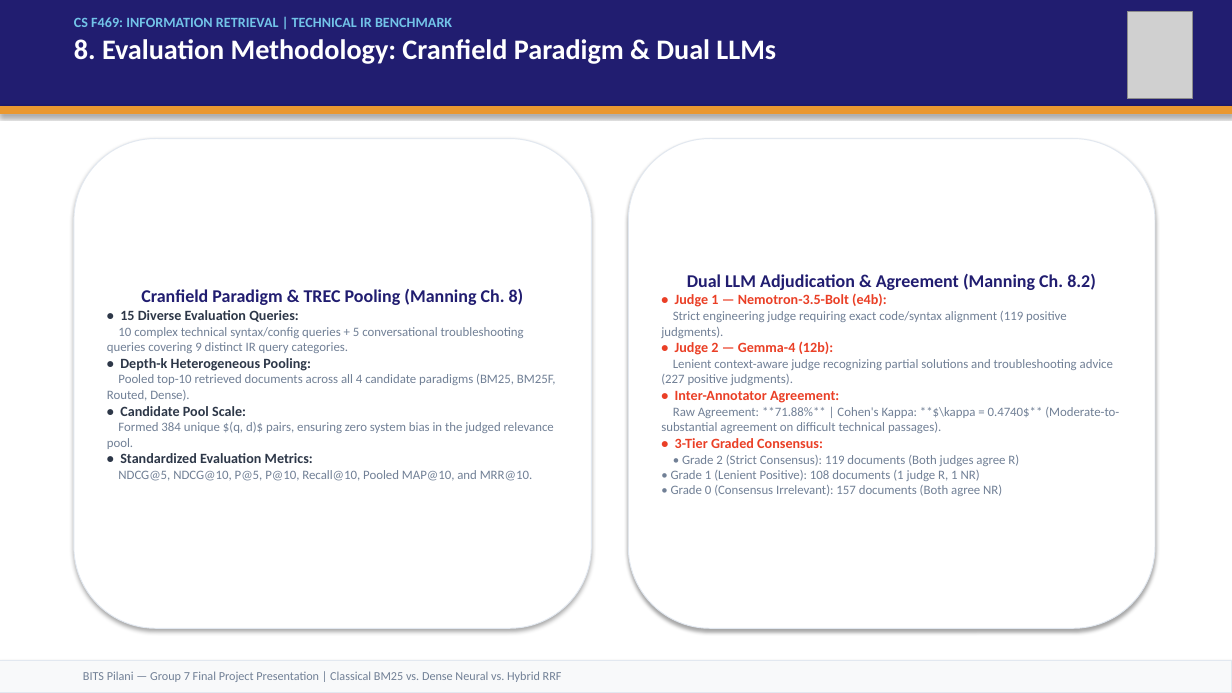
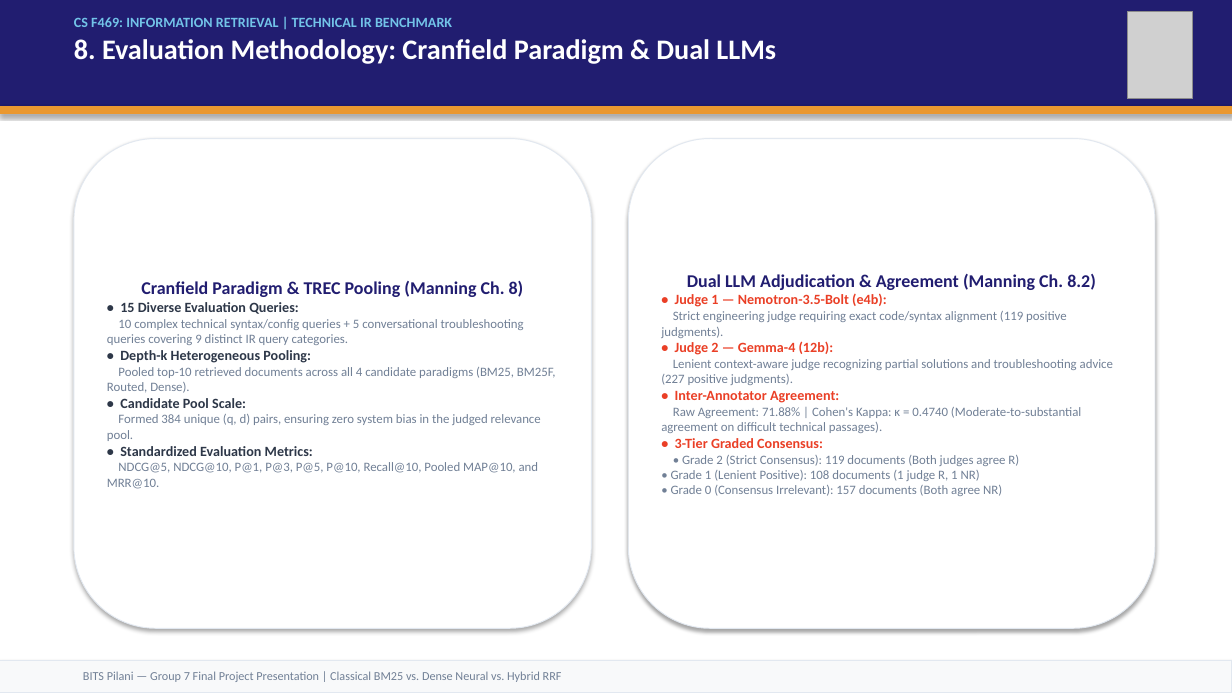
Before and after one commit to vishrutbhushan/ir-benchmark, a slide deck: slide 9 of presentation/IR_Benchmark_Presentation.pptx. Drawn at 1232x693 pixels with LibreOffice and Linux fonts; fonts in the diff are those of the drawing; grey boxes stand for pictures. Boxes give left, top, right and bottom in pixels: in the first picture for what was removed or moved away, otherwise in the second. Text is boxed around its words. In the diff, an @@ line names an element or a change of style, - is before the commit and + after.

```diff
--- a/presentation/IR_Benchmark_Presentation.pptx
+++ b/presentation/IR_Benchmark_Presentation.pptx
@@ text in rounded rectangle at [107, 414, 541, 441]: text changed @@
-Formed 384 unique $(q, d)$ pairs, ensuring zero system bias in the judged relevance pool.
+Formed 384 unique (q, d) pairs, ensuring zero system bias in the judged relevance pool.
@@ text in rounded rectangle at [661, 407, 1081, 433]: text changed @@
-Raw Agreement: **71.88%** | Cohen's Kappa: **$\kappa = 0.4740$** (Moderate-to-substantial agreement on difficult technical passages).
+Raw Agreement: 71.88% | Cohen's Kappa: κ = 0.4740 (Moderate-to-substantial agreement on difficult technical passages).
@@ text in rounded rectangle at [107, 462, 539, 489]: text changed @@
-NDCG@5, NDCG@10, P@5, P@10, Recall@10, Pooled MAP@10, and MRR@10.
+NDCG@5, NDCG@10, P@1, P@3, P@5, P@10, Recall@10, Pooled MAP@10, and MRR@10.
```
Also in this commit, not shown: 9 other slides changed, 6 other files.
